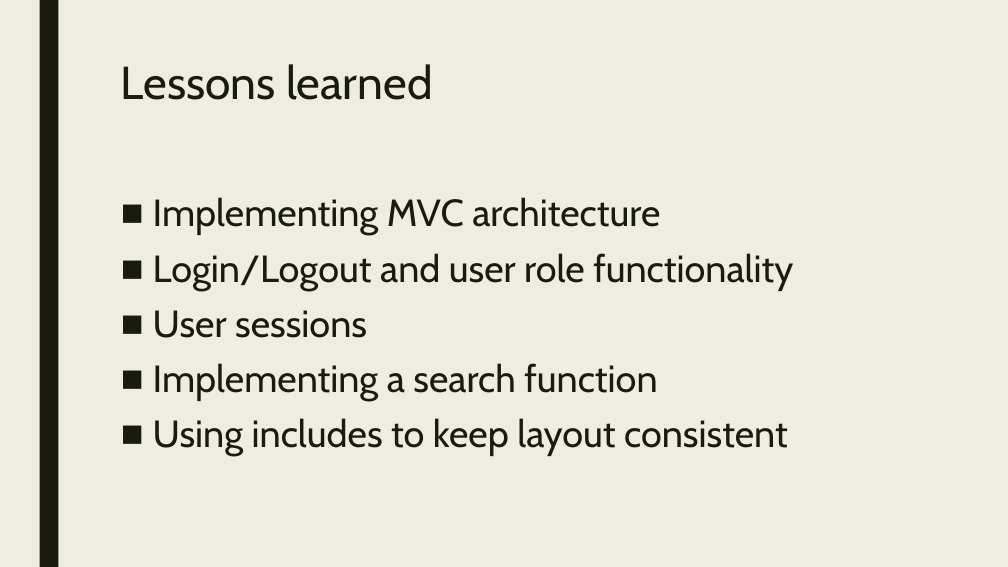
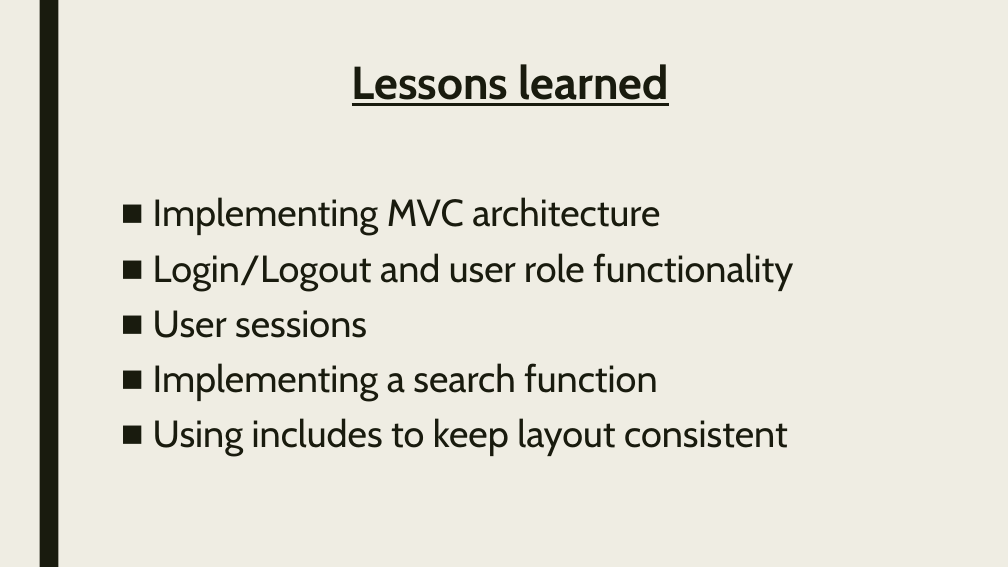
Before and after one commit to Valini/OfficeGit, a slide deck: slide 5 of The OfficePPT.pptx. Drawn at 1008x567 pixels with LibreOffice and Linux fonts; fonts in the diff are those of the drawing. Boxes give left, top, right and bottom in pixels: in the first picture for what was removed or moved away, otherwise in the second. Text is boxed around its words. In the diff, an @@ line names an element or a change of style, - is before the commit and + after.

```diff
--- a/The OfficePPT.pptx
+++ b/The OfficePPT.pptx
@@ title "Lessons learned" at <box>352,64,669,106</box>: bold on, underline on; alignment left to centre @@
```
Also in this commit, not shown: 4 other slides changed.
